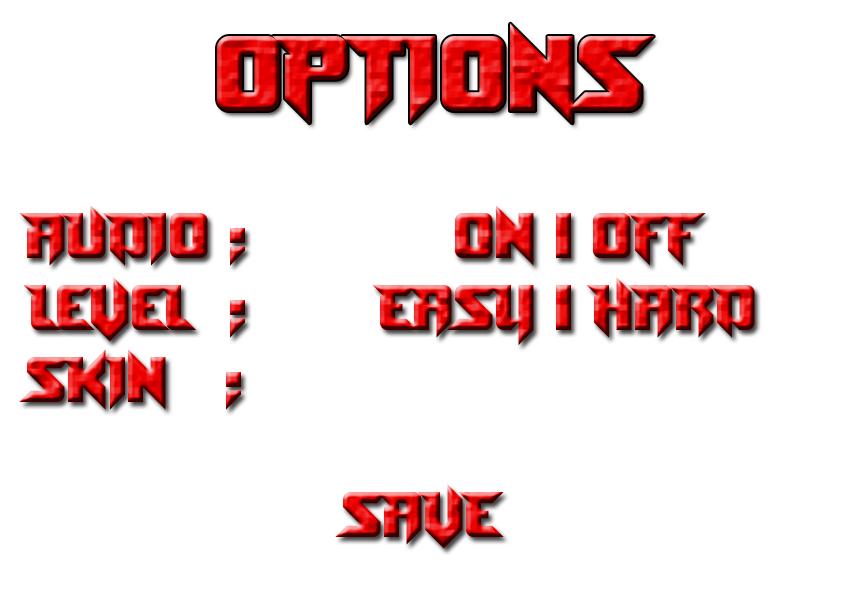
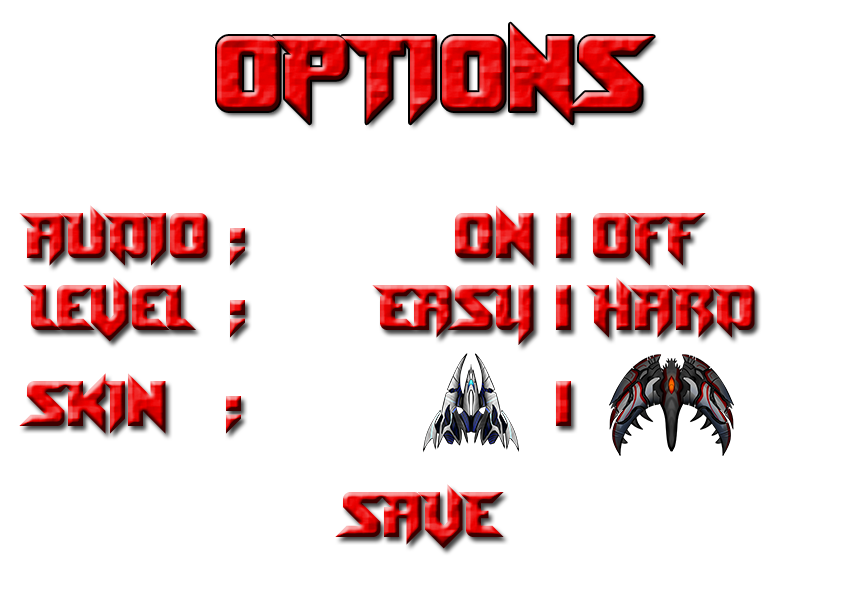
Two versions of the same layered image (842x595). Layer-by-layer changes:
added layer "2" above "1" over [609, 354, 734, 456]
added layer "1" above "SAVE" over [423, 353, 519, 453]
renamed "AUDIO : ON | OFF SKIN :" to "AUDIO : ON | OFF SKIN : |", painted on it over [19, 349, 706, 434]
